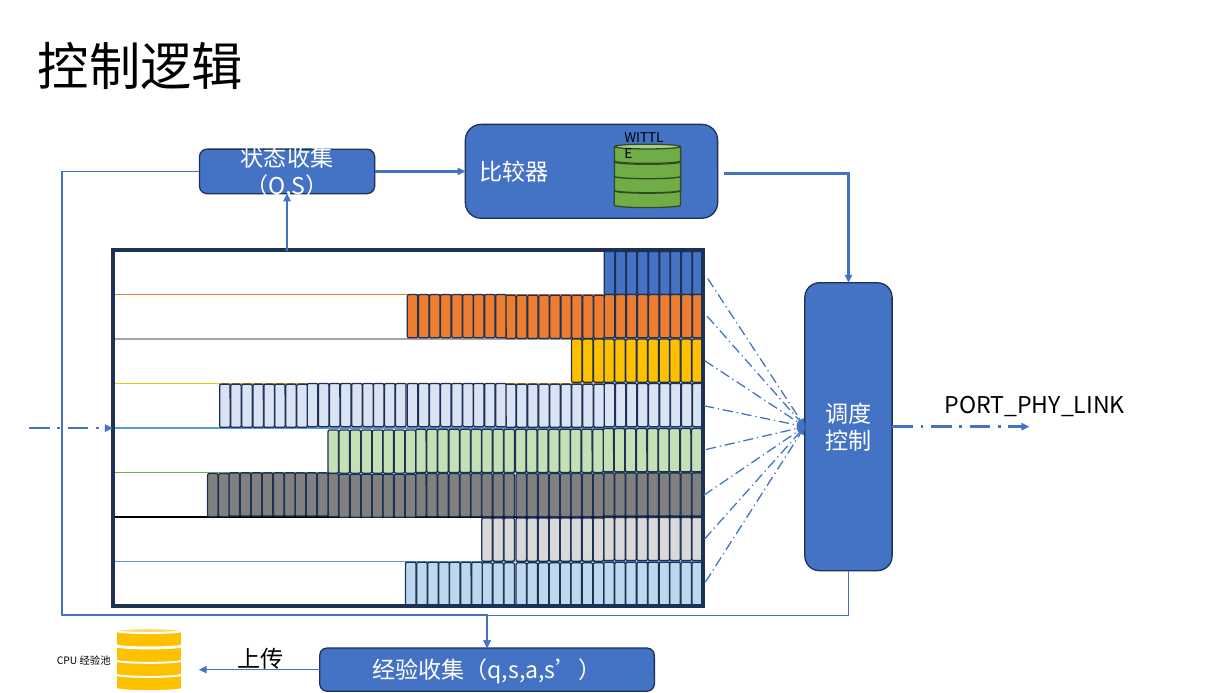
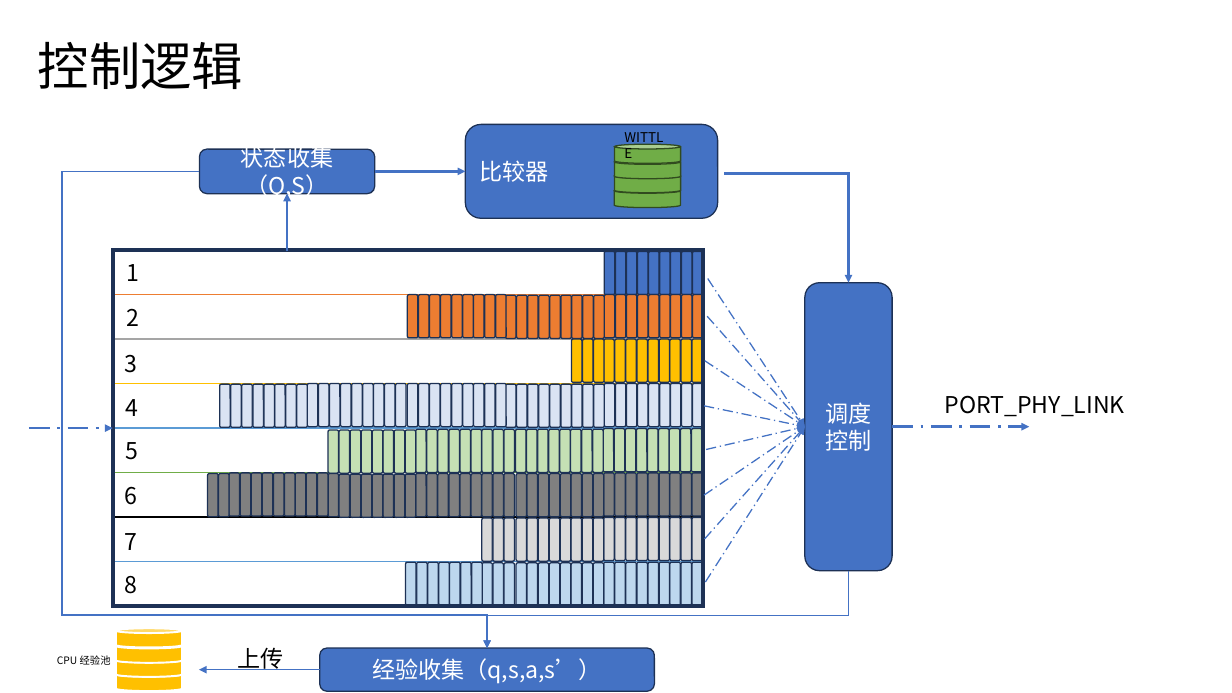
Before and after one commit to JinPeng-Zhang/RMAB, a slide deck: slide 17 of PPT/1_28.pptx. Drawn at 1232x693 pixels with LibreOffice and Linux fonts; fonts in the diff are those of the drawing. Boxes give left, top, right and bottom in pixels: in the first picture for what was removed or moved away, otherwise in the second. Text is boxed around its words. In the diff, an @@ line names an element or a change of style, - is before the commit and + after.

```diff
--- a/PPT/1_28.pptx
+++ b/PPT/1_28.pptx
@@ text added at box(127, 264, 140, 281), 18 pt, text #000000 @@
+1
@@ text added at box(127, 308, 140, 326), 18 pt, text #000000 @@
+2
@@ text added at box(125, 354, 138, 373), 18 pt, text #000000 @@
+3
@@ text added at box(126, 399, 139, 416), 18 pt, text #000000 @@
+4
@@ text added at box(126, 442, 139, 460), 18 pt, text #000000 @@
+5
@@ text added at box(125, 486, 138, 505), 18 pt, text #000000 @@
+6
@@ text added at box(125, 533, 138, 550), 18 pt, text #000000 @@
+7
@@ text added at box(125, 576, 138, 594), 18 pt, text #000000 @@
+8
```
Also in this commit, not shown: 4 other slides changed.
